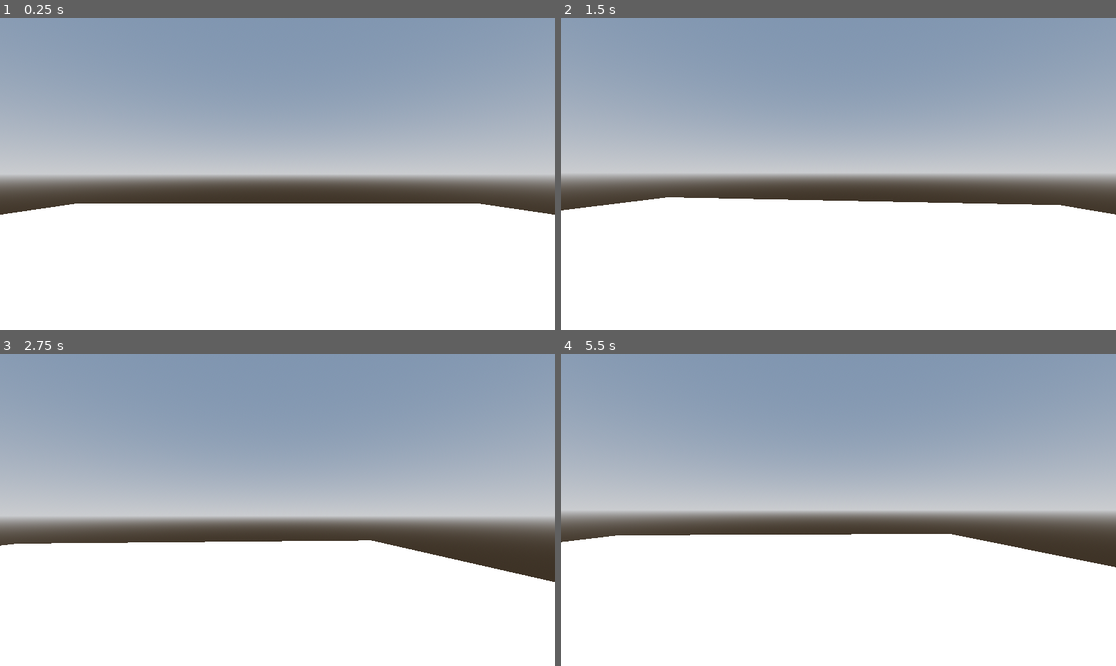
Above: before the commit, frames 1-4 (two rows, left to right).
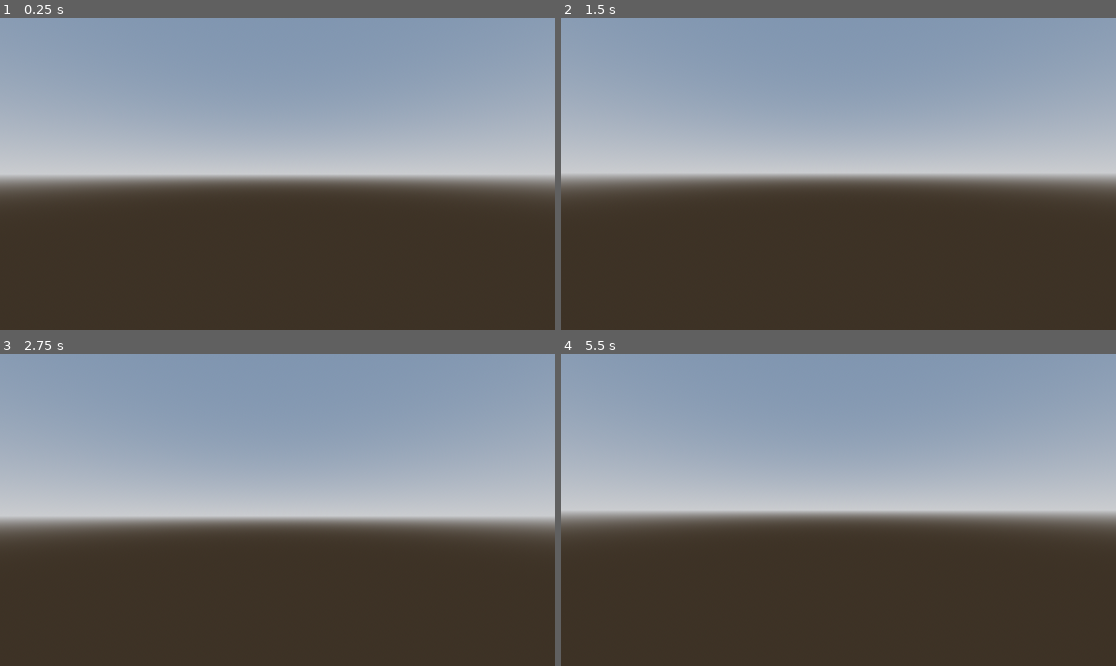
Above: after the commit, the same moments.

Repository: filip2013766/PRoject_3d2
Game: Godot game, scene res://Level.tscn
Same seed, same stepped clock (60 frames per second), same inputs: the game is played once before the commit and once after it.
Inputs (mouse positions are in pixels of both pictures, inside the frame that each line leads up to):
- Up to frame 1 (0.25 s): no input
- Up to frame 2 (1.5 s): tap Enter at 0.5 s; move the mouse to (866, 174) at 0.52 s; hold D (move_right) 0.53-1.28 s; tap W (move_foward) at 0.6 s; tap Space (jump) at 0.77 s; move the mouse to (810, 174) at 1.27 s; hold S (move_back) from 1.28 s (still down); tap Shift (sprint) at 1.35 s
- Up to frame 3 (2.75 s): tap Space (jump) at 1.52 s; move the mouse to (288, 503) at 2.02 s; release S (move_back) at 2.03 s; hold D (move_right) from 2.03 s (still down); tap W (move_foward) at 2.1 s
- Up to frame 4 (5.5 s): move the mouse to (832, 516) at 2.77 s; tap Shift (sprint) at 2.85, 4.35 s; tap Space (jump) at 3.02, 3.77, 4.52 s; move the mouse to (877, 513) at 3.52 s; release D (move_right) at 3.53 s; hold A (move_left) 3.53-5.03 s; tap W (move_foward) at 3.6, 5.1 s; move the mouse to (794, 506) at 4.27 s; move the mouse to (844, 510) at 5.02 s; hold S (move_back) from 5.03 s (still down)

The runs differ from the first frame. In frame 1, 40% of the frame differs, in the area x 0-100%, y 59-100%; in frame 2, 41%, in the area x 0-100%, y 57-100%; in frame 3, 38%; in frame 4, 40%.

Commit message:
cao laku noc 11;23

Diff:
--- a/project-3d-2/Level.tscn
+++ b/project-3d-2/Level.tscn
@@ -14,11 +14,6 @@
 sky = SubResource("Sky_bexhn")
 tonemap_mode = 2
 
-[sub_resource type="PlaneMesh" id="PlaneMesh_2nifc"]
-
-[sub_resource type="ConcavePolygonShape3D" id="ConcavePolygonShape3D_t7iv1"]
-data = PackedVector3Array(1, 0, 1, -1, 0, 1, 1, 0, -1, -1, 0, 1, -1, 0, -1, 1, 0, -1)
-
 [node name="Node3D" type="Node3D"]
 
 [node name="DirectionalLight3D" type="DirectionalLight3D" parent="."]
@@ -28,16 +23,11 @@
 [node name="WorldEnvironment" type="WorldEnvironment" parent="."]
 environment = SubResource("Environment_t7iv1")
 
-[node name="MeshInstance3D" type="MeshInstance3D" parent="."]
-transform = Transform3D(10, 0, 0, 0, 10, 0, 0, 0, 10, 0, 0, 0)
-mesh = SubResource("PlaneMesh_2nifc")
-
-[node name="StaticBody3D" type="StaticBody3D" parent="MeshInstance3D"]
-
-[node name="CollisionShape3D" type="CollisionShape3D" parent="MeshInstance3D/StaticBody3D"]
-shape = SubResource("ConcavePolygonShape3D_t7iv1")
-
 [node name="Player" parent="." instance=ExtResource("1_bexhn")]
 transform = Transform3D(1, 0, 0, 0, 1, 0, 0, 0, 1, 0, 0.09241223, 0)
 top_level = true
 linear_damp = 3.0
+
+[node name="MeshInstance3D" type="MeshInstance3D" parent="."]
+layers = 7
+skeleton = NodePath("../WorldEnvironment")
Not shown: 1 places in project-3d-2/Level.tscn that only renumber resources
